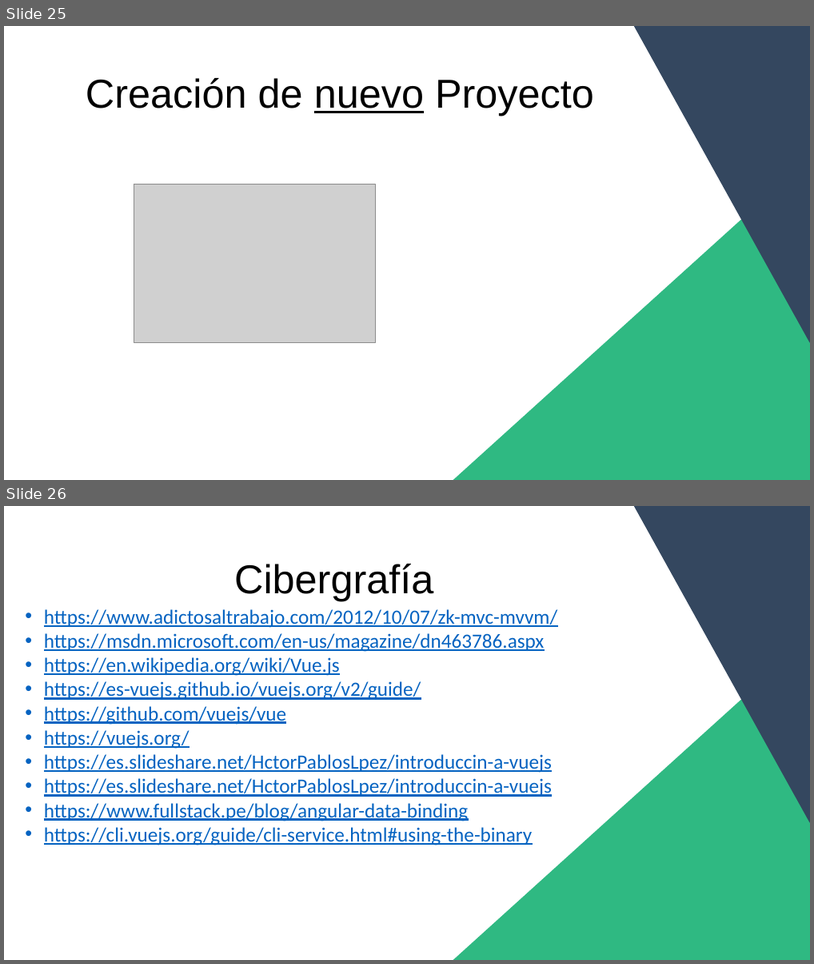
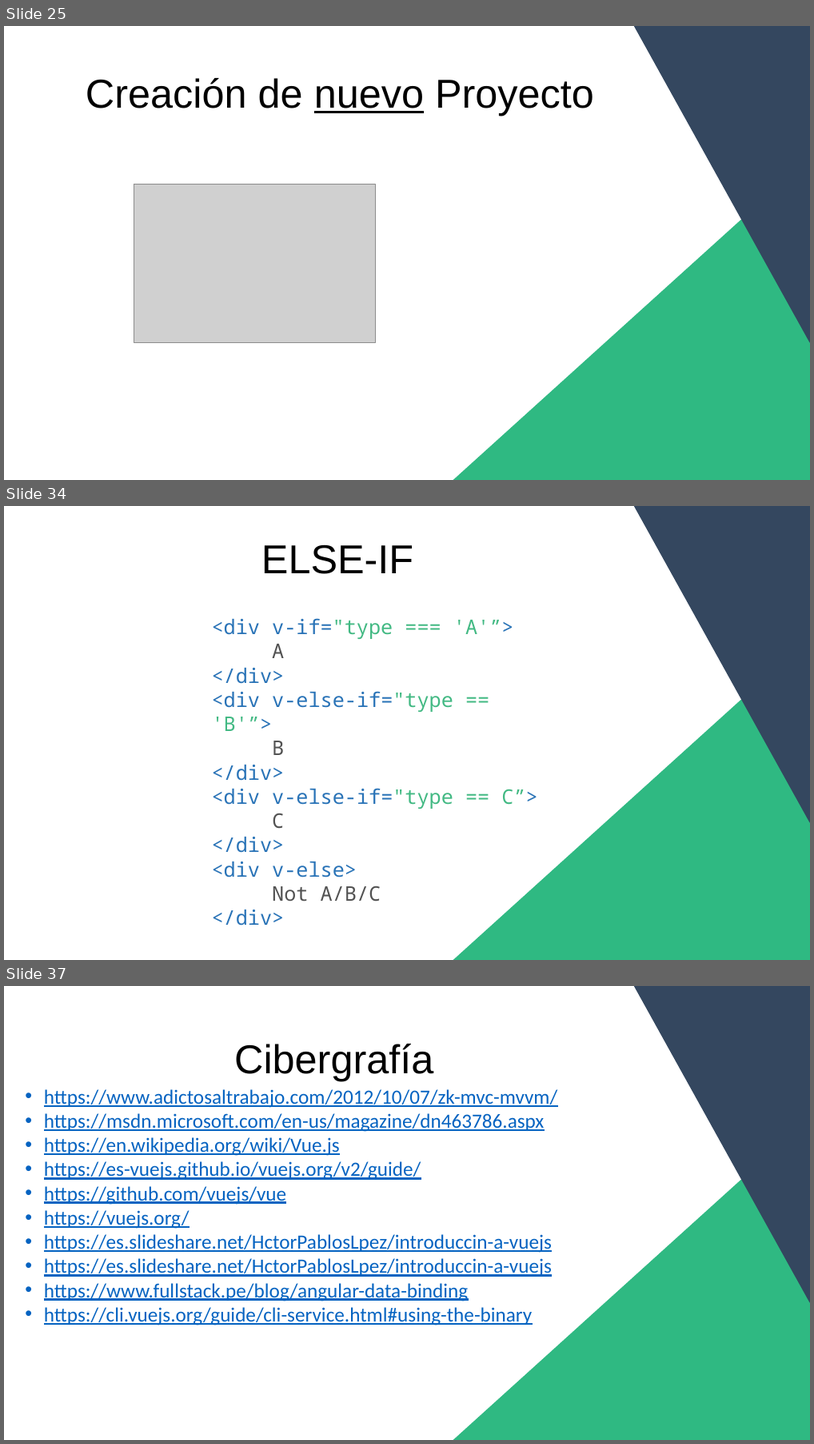
Before and after one commit to jairGomezRod/CursoVueITCancun, a slide deck: PresentaciónVue.pptx. Shown one above the other, each under a label of ours: slides 25 and 26 before the commit, slides 25, 34 and 37 after it; the slides between them are not shown. The pictures are 814x964 and 814x1444 pixels, drawn with LibreOffice and Linux fonts; fonts in the diff are those of the drawing; grey boxes stand for pictures. Boxes give left, top, right and bottom in pixels: in the first picture for what was removed or moved away, otherwise in the second. Text is boxed around its words. In the diff, an @@ line names an element or a change of style, - is before the commit and + after.

```diff
--- a/PresentaciónVue.pptx
+++ b/PresentaciónVue.pptx
@@ slide 34 added at [4, 506, 810, 960], background #FFFFFF @@
@@ triangle added at [635, 506, 810, 822], fill #34475F, outline #34475F 1 pt @@
@@ text added at [262, 545, 414, 574], 48 pt, text #000000 @@
+ELSE-IF
@@ text added at [212, 618, 538, 901], 24 pt, text #2973B7 @@
+<div v-if="type === 'A'”>
+A
+</div>
+<div v-else-if="type == 'B'”>
+B
+</div>
+<div v-else-if="type == C”>
+C
+</div>
+<div v-else>
+Not A/B/C
+</div>
@@ triangle added at [454, 638, 810, 960], fill #2FB982, outline #2FB982 1 pt @@
@@ what was slide 26 is now slide 37 @@
```
Also in this commit, not shown: 10 other slides added, 1 other file.
